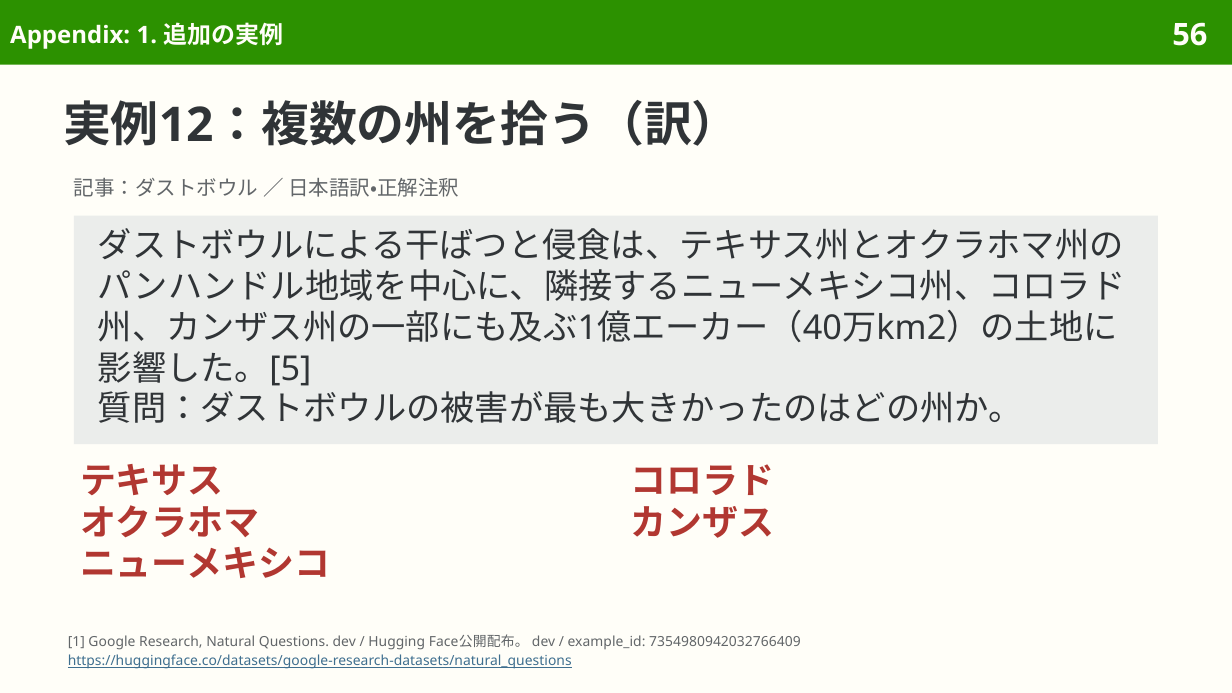
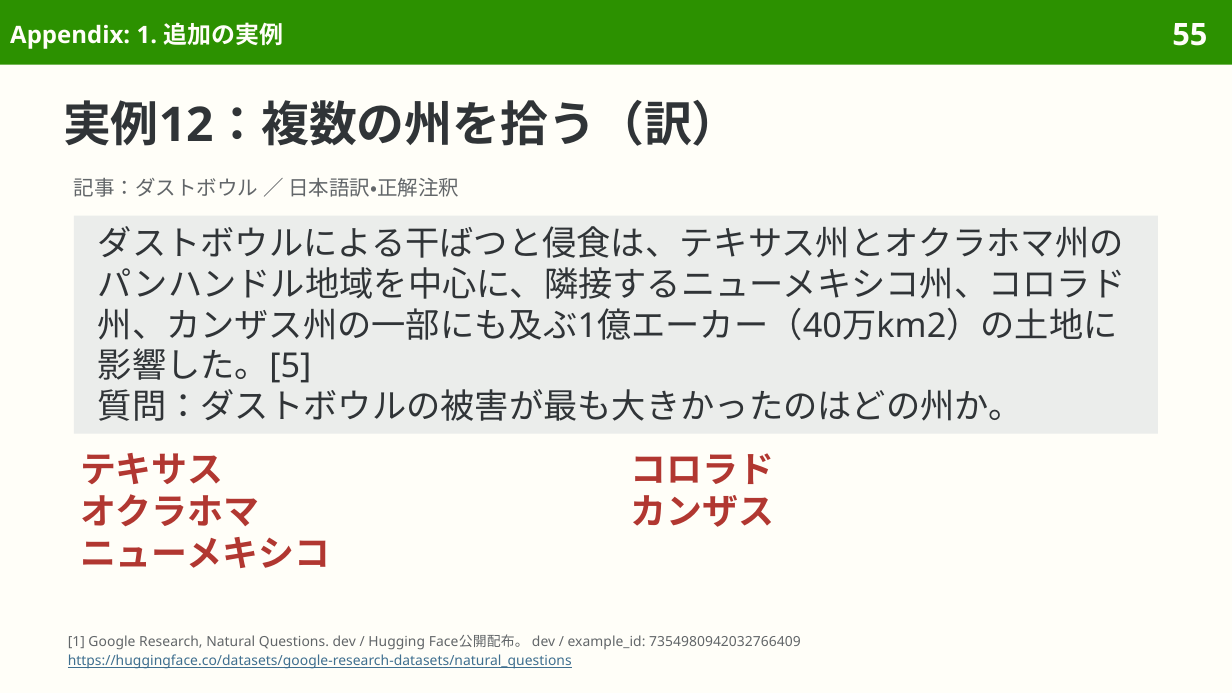
Before and after one commit to sasakiy84/datasets-in-10-minutes, a slide deck: slide 55 of slides/datasets-in-10-minutes-naturalquestions.pptx (slide 56 before the commit). Drawn at 1232x693 pixels with LibreOffice and Linux fonts; fonts in the diff are those of the drawing. Boxes give left, top, right and bottom in pixels: in the first picture for what was removed or moved away, otherwise in the second. Text is boxed around its words. In the diff, an @@ line names an element or a change of style, - is before the commit and + after.

```diff
--- a/slides/datasets-in-10-minutes-naturalquestions.pptx
+++ b/slides/datasets-in-10-minutes-naturalquestions.pptx
@@ page number at (1172,23,1207,46): text changed @@
-56
+55
@@ rectangle "ダストボウルによる干ばつと侵食は、テキサス州とオクラホマ州のパンハンドル地域を中心に、隣接するニューメキシコ州、コロラド ...": place and size @@
-rectangle "ダストボウルによる干ばつと侵食は、テキサス州とオクラホマ州のパンハンドル地域を中心に、隣接するニューメキシコ州、コロラド ..." at (74,216,1158,445)
+rectangle "ダストボウルによる干ばつと侵食は、テキサス州とオクラホマ州のパンハンドル地域を中心に、隣接するニューメキシコ州、コロラド ..." at (74,216,1158,434)
@@ text "テキサス": place and size @@
-text "テキサス" at (80,464,330,578)
+text "テキサス" at (80,453,330,568)
@@ text "コロラド": place and size @@
-text "コロラド" at (631,464,775,538)
+text "コロラド" at (631,453,775,527)
```
Also in this commit, not shown: 22 other slides changed, 1 slide removed, 21 other files.
